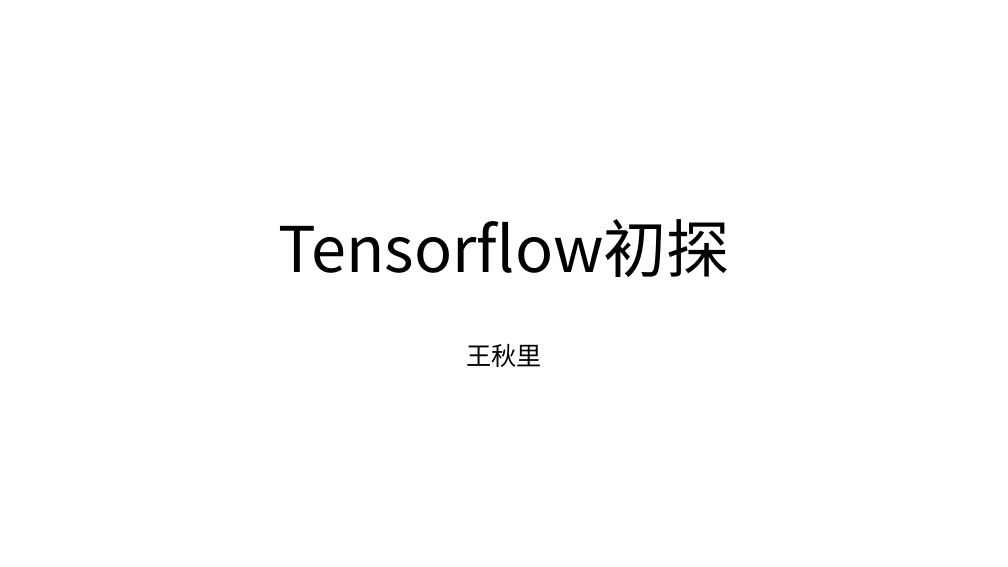
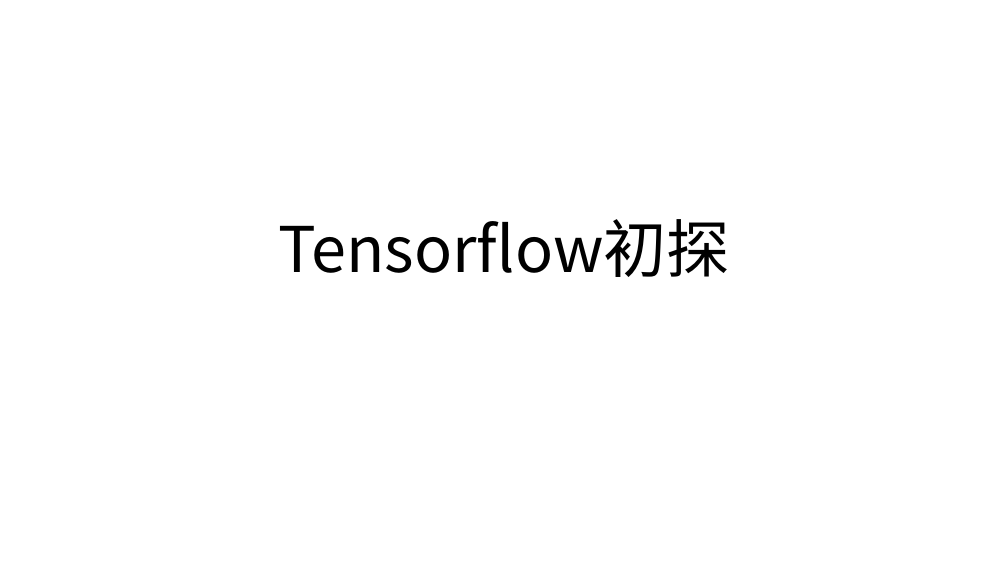
Before and after one commit to lvjieting/machine_learning, a slide deck: slide 1 of courseware/20181228_linear_regression/tensorflow线性回归.pptx. Drawn at 1008x567 pixels with LibreOffice and Linux fonts; fonts in the diff are those of the drawing. Boxes give left, top, right and bottom in pixels: in the first picture for what was removed or moved away, otherwise in the second. Text is boxed around its words. In the diff, an @@ line names an element or a change of style, - is before the commit and + after.

Commit message:
修改PPT

```diff
--- a/courseware/20181228_linear_regression/tensorflow线性回归.pptx
+++ b/courseware/20181228_linear_regression/tensorflow线性回归.pptx
@@ subtitle removed at <box>466,344,542,367</box> @@
-王秋里
```
